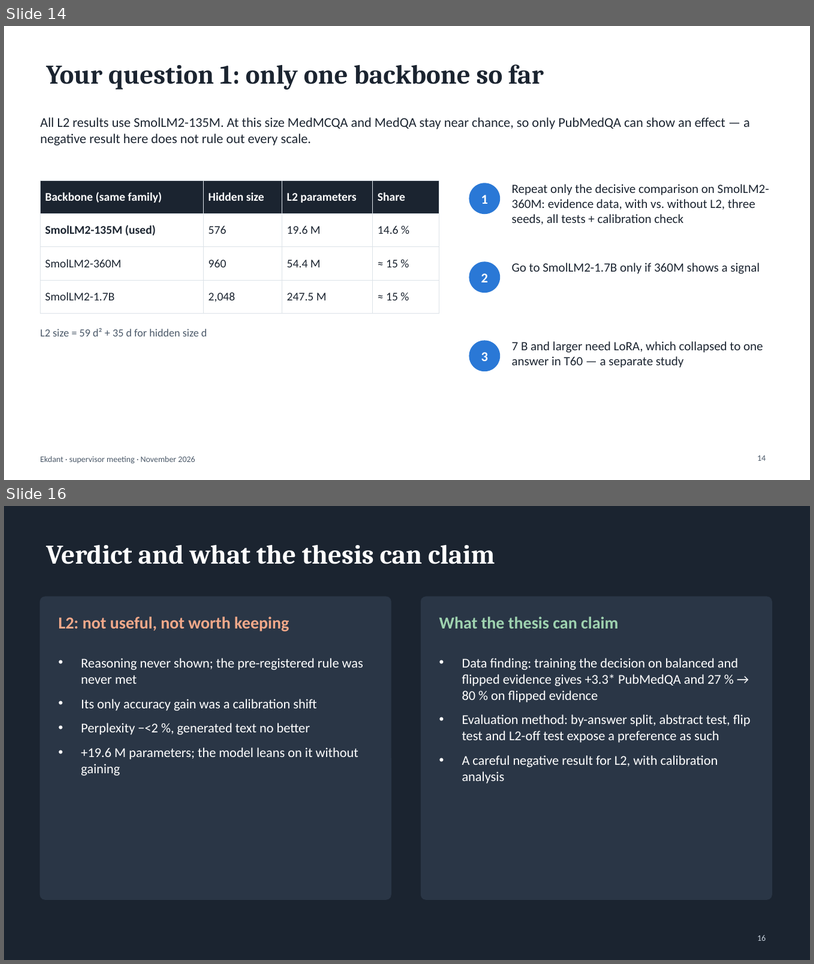
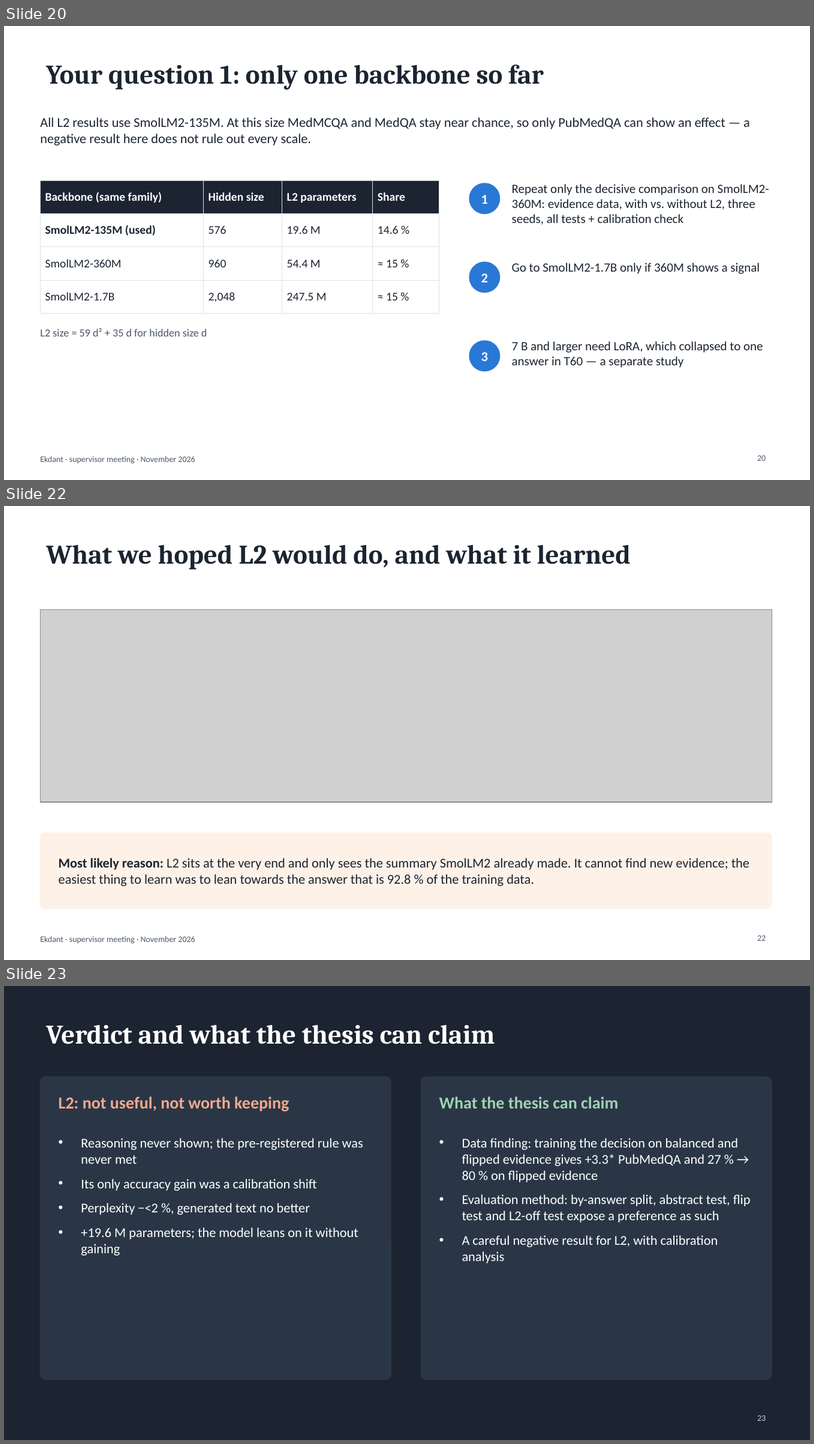
Before and after one commit to N0t-Harshil/Ekdant-LLM, a slide deck: 08-Thesis/report/Ekdant_Supervisor_Meeting.pptx. Shown one above the other, each under a label of ours: slides 14 and 16 before the commit, slides 20, 22 and 23 after it; the slides between them are not shown. The pictures are 814x964 and 814x1444 pixels, drawn with LibreOffice and Linux fonts; fonts in the diff are those of the drawing; grey boxes stand for pictures. Boxes give left, top, right and bottom in pixels: in the first picture for what was removed or moved away, otherwise in the second. Text is boxed around its words. In the diff, an @@ line names an element or a change of style, - is before the commit and + after.

```diff
--- a/08-Thesis/report/Ekdant_Supervisor_Meeting.pptx
+++ b/08-Thesis/report/Ekdant_Supervisor_Meeting.pptx
@@ slide 22 added at [4, 506, 810, 960], background #FFFFFF; not listed: 1 template element that a slide beside it also shows @@
@@ title added at [46, 545, 631, 570], 32 pt, text #1B2430, bold @@
+What we hoped L2 would do, and what it learned
@@ picture added at [40, 609, 772, 802] @@
@@ rounded rectangle added at [40, 832, 772, 908], fill #FDF1E8, outline #FDF1E8 1 pt @@
@@ text added at [59, 858, 750, 886], 16 pt, text #1B2430 @@
+Most likely reason: L2 sits at the very end and only sees the summary SmolLM2 already made. It cannot find new evidence; the easiest thing to learn was to lean towards the answer that is 92.8 % of the training data.
@@ page number added at [758, 935, 766, 940], 10 pt, text #4A5868 @@
+22
@@ what was slide 14 is now slide 20 @@
@@ page number at [758, 455, 766, 460]: text changed @@
-14
+20
@@ what was slide 16 is now slide 23 @@
@@ page number at [758, 1415, 766, 1420]: text changed @@
-16
+23
```
Also in this commit, not shown: 7 slides changed, 6 other slides added, 4 other files.
